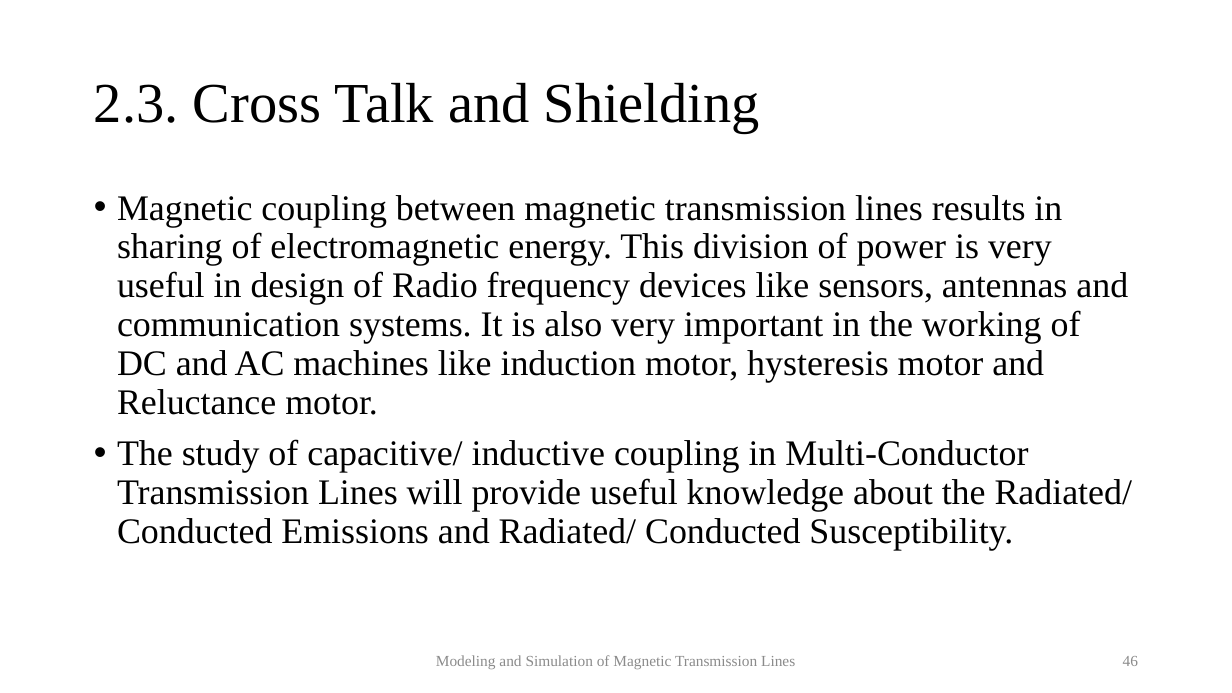
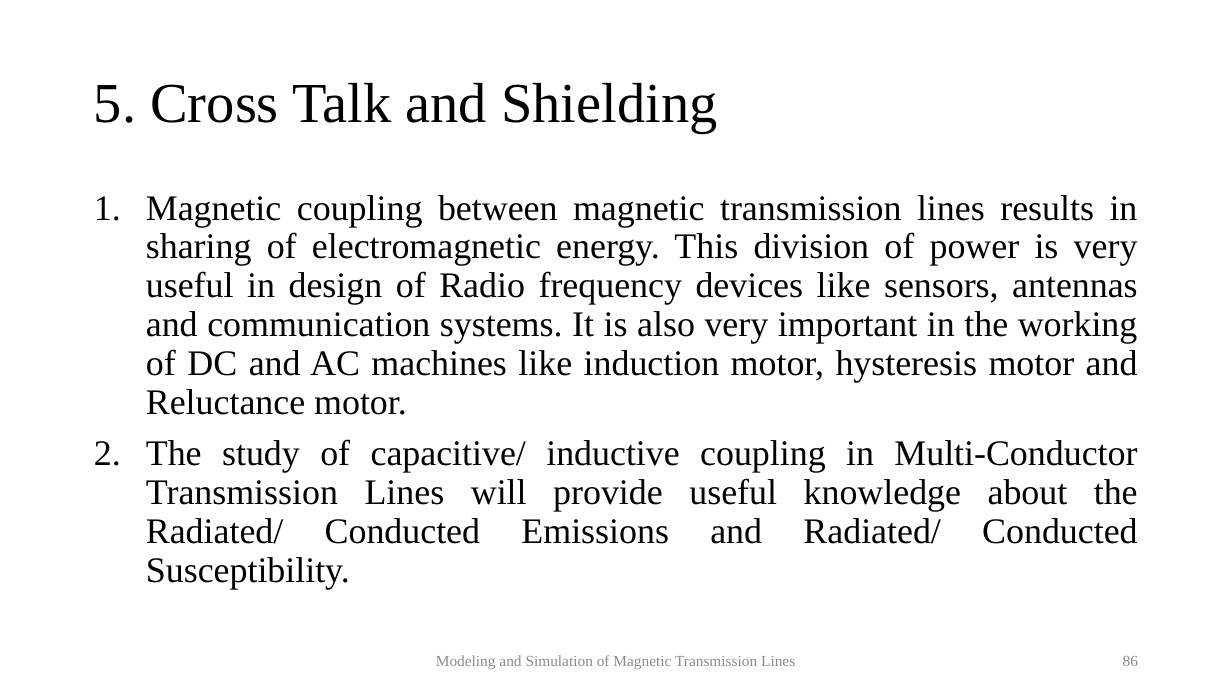
Before and after one commit to MuhammadShamaas1997/Electrical-Engineering, a slide deck: slide 86 of MS/Spring 2020/Thesis/Magnetic Transmission Lines/Thesis Final Presentation.pptx (slide 46 before the commit). Drawn at 1232x693 pixels with LibreOffice and Linux fonts; fonts in the diff are those of the drawing. Boxes give left, top, right and bottom in pixels: in the first picture for what was removed or moved away, otherwise in the second. Text is boxed around its words. In the diff, an @@ line names an element or a change of style, - is before the commit and + after.

```diff
--- a/MS/Spring 2020/Thesis/Magnetic Transmission Lines/Thesis Final Presentation.pptx
+++ b/MS/Spring 2020/Thesis/Magnetic Transmission Lines/Thesis Final Presentation.pptx
@@ title at (94, 82, 717, 133): text changed @@
-2.3. Cross Talk and Shielding
+5. Cross Talk and Shielding
@@ text "Magnetic coupling between magnetic transmission ..." at (146, 195, 1138, 589): alignment left to justified; bullet • to 1. @@
@@ page number at (1123, 656, 1138, 666): text changed @@
-46
+86
```
Also in this commit, not shown: 5 other slides changed, 1 other file.
